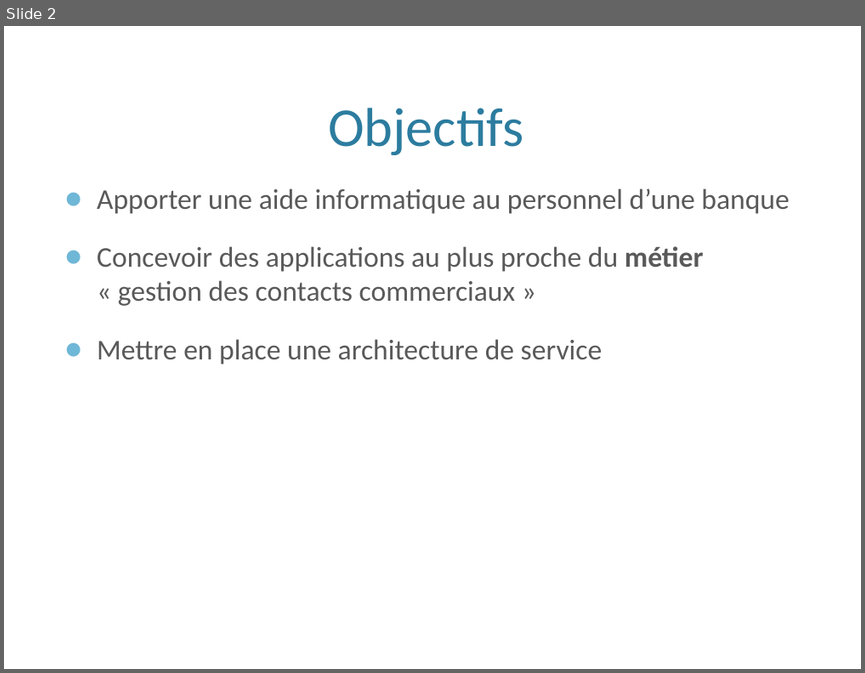
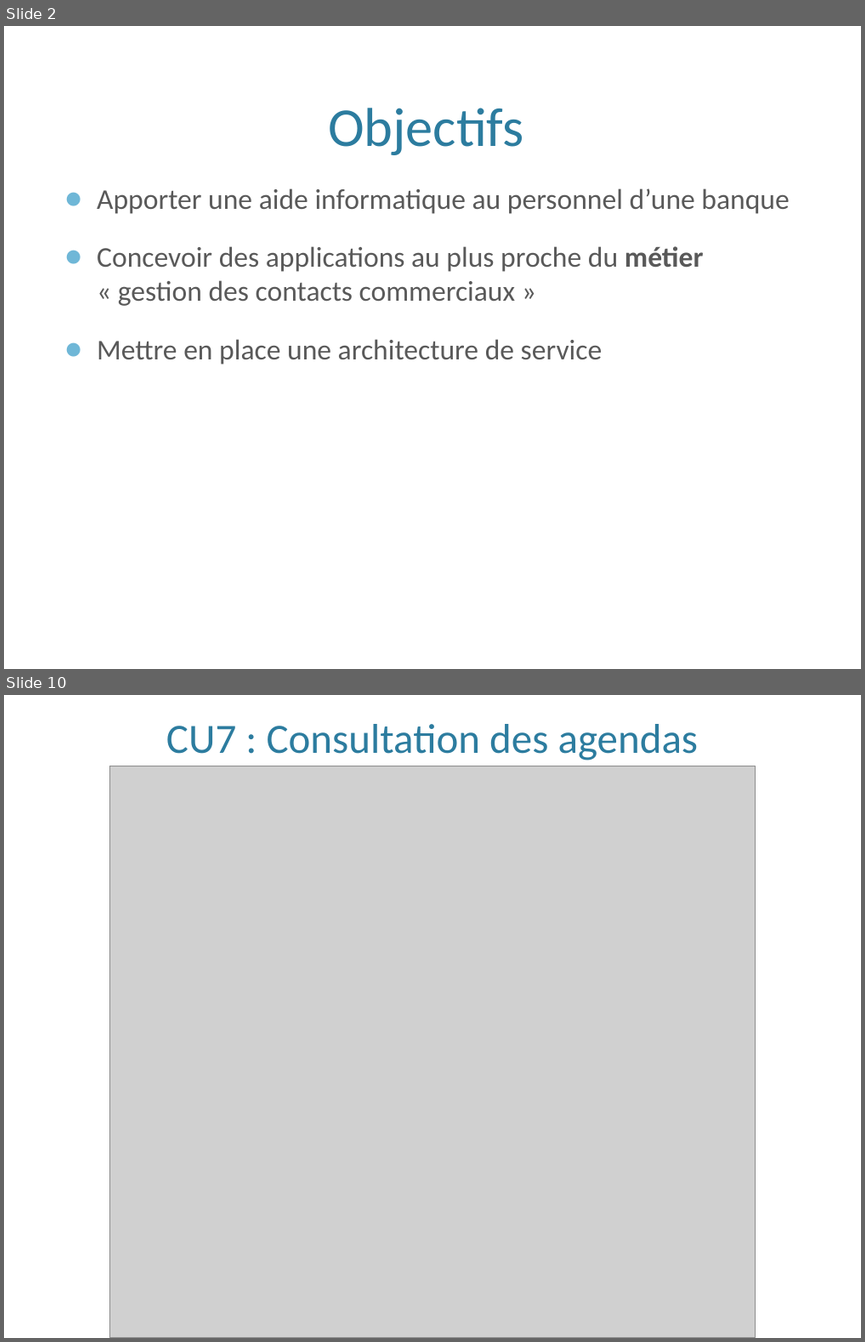
Before and after one commit to hexanome/soa, a slide deck: presentationSISOA.pptx. Shown one above the other, each under a label of ours: slide 2 before the commit, slides 2 and 10 after it; the slides between them are not shown. The pictures are 865x673 and 865x1342 pixels, drawn with LibreOffice and Linux fonts; fonts in the diff are those of the drawing; grey boxes stand for pictures; background and template pictures are left out. Boxes give left, top, right and bottom in pixels: in the first picture for what was removed or moved away, otherwise in the second. Text is boxed around its words. In the diff, an @@ line names an element or a change of style, - is before the commit and + after.

```diff
--- a/presentationSISOA.pptx
+++ b/presentationSISOA.pptx
@@ slide 10 added at [4,695,861,1338], background picture (left out) @@
@@ title added at [166,724,698,760], 35 pt, text #2C7C9F @@
+CU7 : Consultation des agendas
@@ picture added at [109,766,755,1338] @@
```
Also in this commit, not shown: 8 other slides added.
